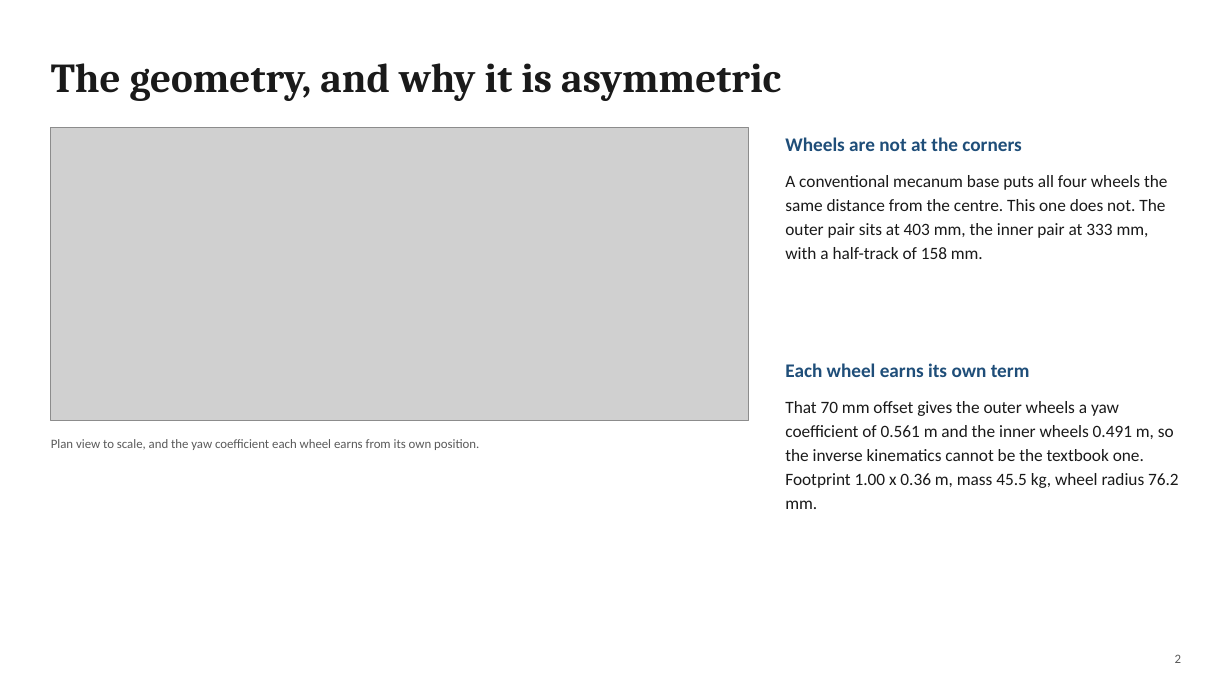
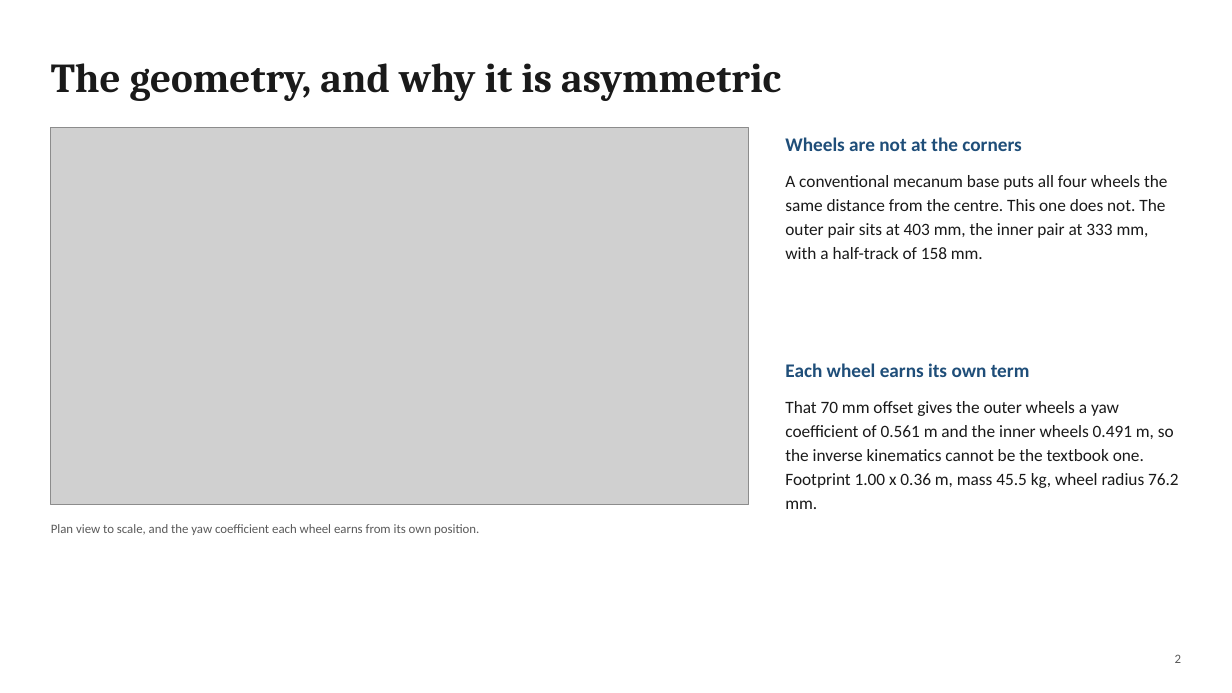
Before and after one commit to AritraD11/NarrowAisleBot, a slide deck: slide 2 of docs/aps_report/NarrowAisleBot_APS_Seminar.pptx. Drawn at 1232x693 pixels with LibreOffice and Linux fonts; fonts in the diff are those of the drawing; grey boxes stand for pictures. Boxes give left, top, right and bottom in pixels: in the first picture for what was removed or moved away, otherwise in the second. Text is boxed around its words. In the diff, an @@ line names an element or a change of style, - is before the commit and + after.

```diff
--- a/docs/aps_report/NarrowAisleBot_APS_Seminar.pptx
+++ b/docs/aps_report/NarrowAisleBot_APS_Seminar.pptx
@@ picture: place and size @@
-picture at box(51, 128, 749, 421)
+picture at box(51, 128, 749, 506)
@@ text "Plan view to scale, and ...": place and size @@
-text "Plan view to scale, and ..." at box(51, 439, 479, 450)
+text "Plan view to scale, and ..." at box(51, 524, 479, 535)
```
Also in this commit, not shown: 1 other slide changed, 7 other files.
